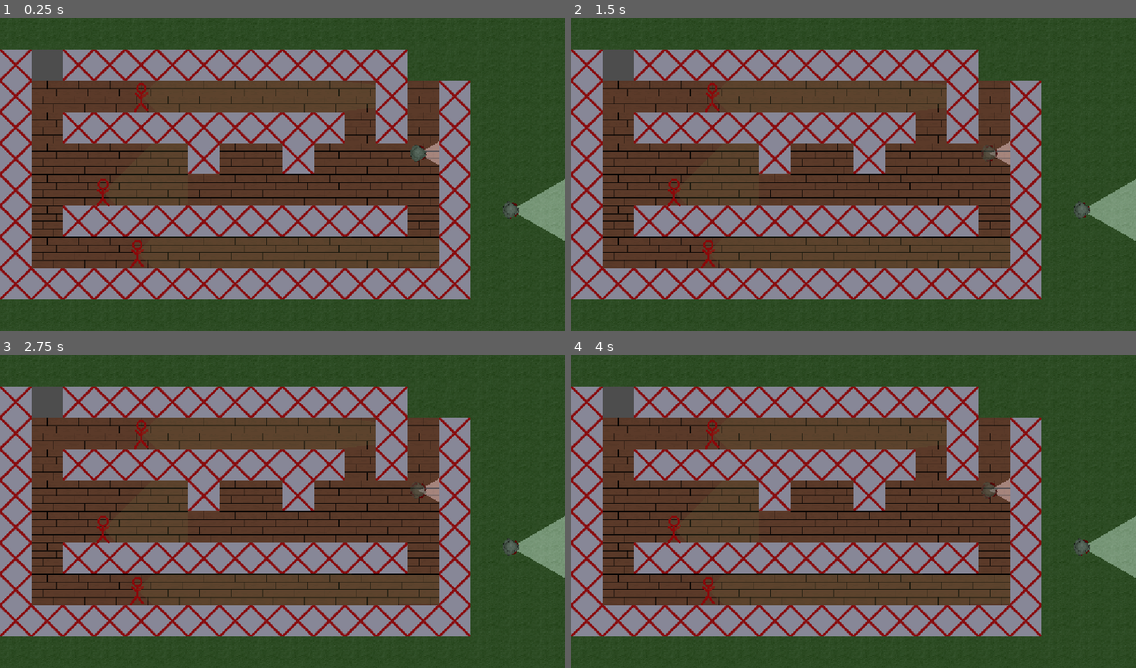
Above: before the commit, frames 1-4 (two rows, left to right).
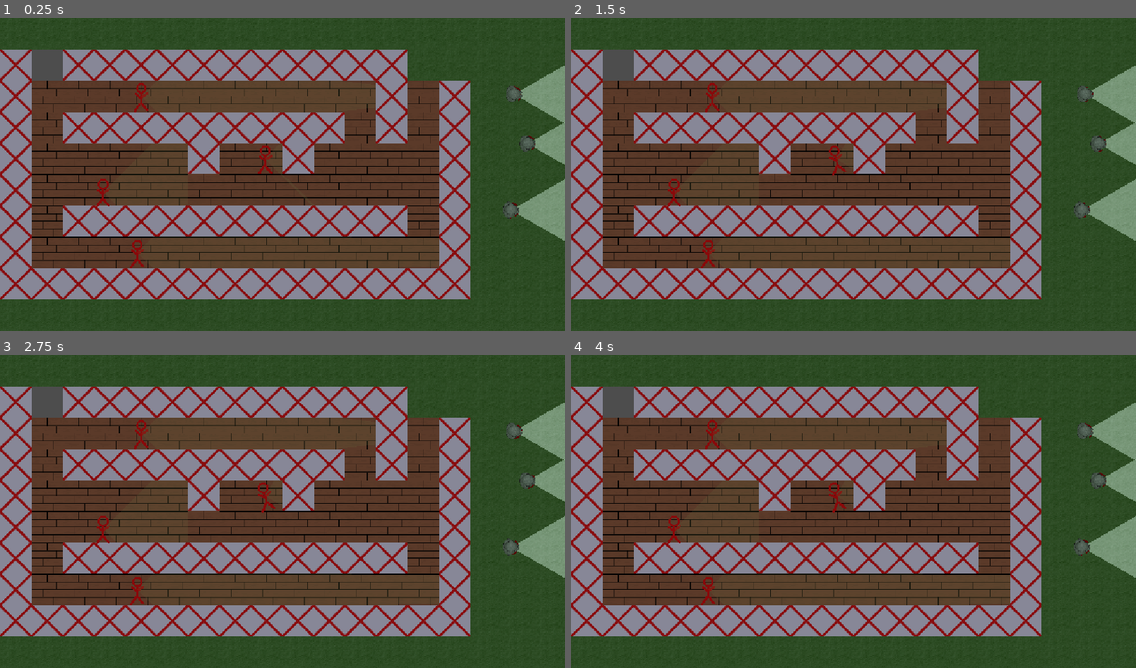
Above: after the commit, the same moments.

Repository: NevenIlincic/Tactical_Move
Game: Godot game, scene res://Scenes/Test_Scene.tscn
Same seed, same stepped clock (60 frames per second), same inputs: the game is played once before the commit and once after it. The engine's default icon, where the game draws it, is replaced by a stand-in: a white triangle on a blue panel in a dark square.
Inputs (mouse positions are in pixels of both pictures, inside the frame that each line leads up to):
- Up to frame 1 (0.25 s): no input
- Up to frame 2 (1.5 s): tap Enter at 0.5 s; move the mouse to (1079, 208) at 0.52 s; press the mouse at (1079, 208) at 0.53 s; tap W (reset_look_at_path) at 1.25 s; move the mouse to (989, 152) at 1.27 s; release the mouse at (989, 152) at 1.28 s; tap Space (move_confirm) at 1.35 s; click (989, 152) at 1.42 s
- Up to frame 3 (2.75 s): tap Q (reset_path) at 2 s; move the mouse to (339, 442) at 2.02 s; right-click (339, 442) at 2.1 s; click (339, 442) at 2.17 s
- Up to frame 4 (4 s): tap X (reset_rotate_player_after_move) at 2.75 s; move the mouse to (825, 574) at 2.77 s; tap Z (rotate_player_after_move) at 2.85 s; click (825, 574) at 2.92 s; tap Space (move_confirm) at 3.5 s; move the mouse to (1023, 558) at 3.52 s; press the mouse at (1023, 558) at 3.53 s

The runs differ from the first frame. In frame 1, 1.8% of the frame differs, in the area x 45-100%, y 15-50%; in frame 2, 1.7%; in frame 3, 1.7%; in frame 4, 1.7%.

Commit message:
[ADD] Enemy stopping interaction when players stop theirs

Diff:
--- a/Scenes/Test_Scene.tscn
+++ b/Scenes/Test_Scene.tscn
@@ -213,6 +213,21 @@
 [sub_resource type="RectangleShape2D" id="RectangleShape2D_cl7co"]
 size = Vector2(64, 128)
 
+[sub_resource type="Resource" id="Resource_1q75p"]
+resource_local_to_scene = true
+script = ExtResource("5_8c5ma")
+base_value = 100.0
+metadata/_custom_type_script = "uid://bencr8mnns7ut"
+
+[sub_resource type="Resource" id="Resource_elm60"]
+resource_local_to_scene = true
+script = ExtResource("6_ltieu")
+speed = SubResource("Resource_nfmrh")
+reaction_time = SubResource("Resource_w2bir")
+max_travel_distance = SubResource("Resource_ebsyv")
+HP = SubResource("Resource_1q75p")
+metadata/_custom_type_script = "uid://cp4iog725gtuq"
+
 [node name="Node2D" type="Node2D" unique_id=1609049363 groups=["Level"]]
 script = ExtResource("1_4ms0o")
 
@@ -249,7 +264,7 @@
 weapons = Array[ExtResource("6_mykrp")]([SubResource("Resource_yn6en")])
 
 [node name="Player2" parent="." unique_id=1802276897 instance=ExtResource("4_10mtb")]
-position = Vector2(854, 277)
+position = Vector2(1077, 257)
 current_engagement_rule = 2
 soldier_stats = SubResource("Resource_avk4t")
 weapons = Array[ExtResource("6_mykrp")]([SubResource("Resource_kw30y")])
@@ -340,3 +355,14 @@
 
 [node name="CanvasModulate" type="CanvasModulate" parent="." unique_id=1692743122]
 color = Color(0.6666667, 0.6666667, 0.74509805, 1)
+
+[node name="Enemy4" parent="." unique_id=388256567 instance=ExtResource("5_svcn8")]
+position = Vector2(541, 288)
+soldier_stats = SubResource("Resource_6uspl")
+weapons = Array[ExtResource("6_mykrp")]([SubResource("Resource_3u3yd")])
+
+[node name="Player3" parent="." unique_id=799965180 instance=ExtResource("4_10mtb")]
+position = Vector2(1049, 156)
+current_engagement_rule = 2
+soldier_stats = SubResource("Resource_elm60")
+weapons = Array[ExtResource("6_mykrp")]([SubResource("Resource_kw30y")])
--- a/Scripts/Autoload/signals.gd
+++ b/Scripts/Autoload/signals.gd
@@ -4,6 +4,8 @@
 signal move_player(path_tiles: Array[Vector2i], tile_map: TileMapLayer)
 signal set_selected_player(selected_player: Player)
 signal deselect_player(player: Player)
+
+signal stop_enemy_actions()
 
 #SOLDIER SIGNALS
 signal player_move_finished(soldier: Soldier) #When single soldier finishes his actions
--- a/Scripts/Patterns/State/Level_State/action_state.gd
+++ b/Scripts/Patterns/State/Level_State/action_state.gd
@@ -5,7 +5,9 @@
 
 var initial_num_alive_enemies: int
 var num_finished_moves: int
+var num_player_finished_moves: int
 var alive_soldiers: Dictionary
+var alive_players: Dictionary
 
 var soldiers_in_action: Dictionary
 
@@ -14,11 +16,13 @@
 	level = data[0]
 
 	alive_soldiers = level.get_alive_soldiers()
+	alive_players = level.get_alive_players()
 	soldiers_in_action = alive_soldiers.duplicate(true)
 	#soldiers_in_action = {}
 	num_finished_moves = 0
 	initial_num_alive_enemies = len(alive_soldiers)
 
+	num_player_finished_moves = 0
 	connect_to_signals()
 
 	#vision_manager = VisionManager.new()
@@ -29,6 +33,7 @@
 	Signals.player_move_finished.connect(_on_player_move_finished)
 	Signals.player_move_continued.connect(_on_player_move_continued)
 	Signals.enemy_soldier_killed.connect(_on_soldier_killed)
+	Signals.stop_enemy_actions.connect(_on_stop_enemy_actions)
 func _unhandled_input(event: InputEvent):
 	pass
 
@@ -49,6 +54,19 @@
 	if soldiers_in_action.has(soldier):
 		soldiers_in_action.erase(soldier)
 
+	if soldier is Player:
+		num_player_finished_moves += 1
+
+	if num_player_finished_moves == alive_players.size():
+		for enemy_soldier in soldiers_in_action:
+			if enemy_soldier is Enemy:
+				if enemy_soldier.enemies_in_sight.is_empty():
+					enemy_soldier._on_players_action_finished()
+					soldiers_in_action.erase(enemy_soldier)
+		#level.set_level_state(PlayerSetMoveState.new([level]))
+
+		num_player_finished_moves = 0
+
 	if soldiers_in_action.is_empty():
 		level.set_level_state(PlayerSetMoveState.new([level]))
 
@@ -59,6 +77,11 @@
 	#enemy.enemies_in_sight.clear()
 	_on_player_move_finished(enemy)
 
+func _on_stop_enemy_actions(enemy_soldier: Soldier):
+	if soldiers_in_action.has(enemy_soldier):
+		soldiers_in_action.erase(enemy_soldier)
+
+
 func disconnect_signals():
 	if Signals.player_move_finished.is_connected(_on_player_move_finished):
 		Signals.player_move_finished.disconnect(_on_player_move_finished)
--- a/Scripts/Soldier/Enemy/enemy.gd
+++ b/Scripts/Soldier/Enemy/enemy.gd
@@ -16,8 +16,6 @@
 	ATTACK,
 	DEFEND
 }
-
-
 
 func when_spotted():
 	visible = true
@@ -34,6 +32,13 @@
 	engagement_strategy = StopShootFollowingStrategy.new()
 	point_to_look = Vector2.ZERO
 	level = get_tree().get_first_node_in_group("Level")
+	Signals.stop_enemy_actions.connect(_on_players_action_finished)
+
+func _on_players_action_finished():
+	reset_path()
+	if move_tween and is_instance_valid(move_tween):
+		move_tween.kill()
+	is_walking = false
 
 func set_point_to_look(point):
 	point_to_look = point
--- a/Scripts/Soldier/soldier.gd
+++ b/Scripts/Soldier/soldier.gd
@@ -181,7 +181,6 @@
 		if not current_weapon.weapon_state is WeaponReloadState:
 			current_weapon.change_weapon_state(WeaponShootState.new())
 
-	print(self, " ", enemy)
 	current_weapon.change_enemy_to_shoot(enemy_to_shoot)
 
 	#_on_enemy_lost_extra(enemy)
